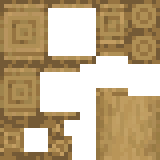
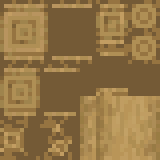
The second (160, 160) image is a revision of the first. Changes to its layers:
painted on "Копия woodw_full.png #25" over left=80, top=96, right=96, bottom=160
hid group "Копия Группа слоёв" (15 layers) over left=24, top=8, right=160, bottom=160
painted on "Копия woodw_full.png #12" over left=76, top=96, right=96, bottom=160
showed "Слой #1" over left=24, top=8, right=160, bottom=160
